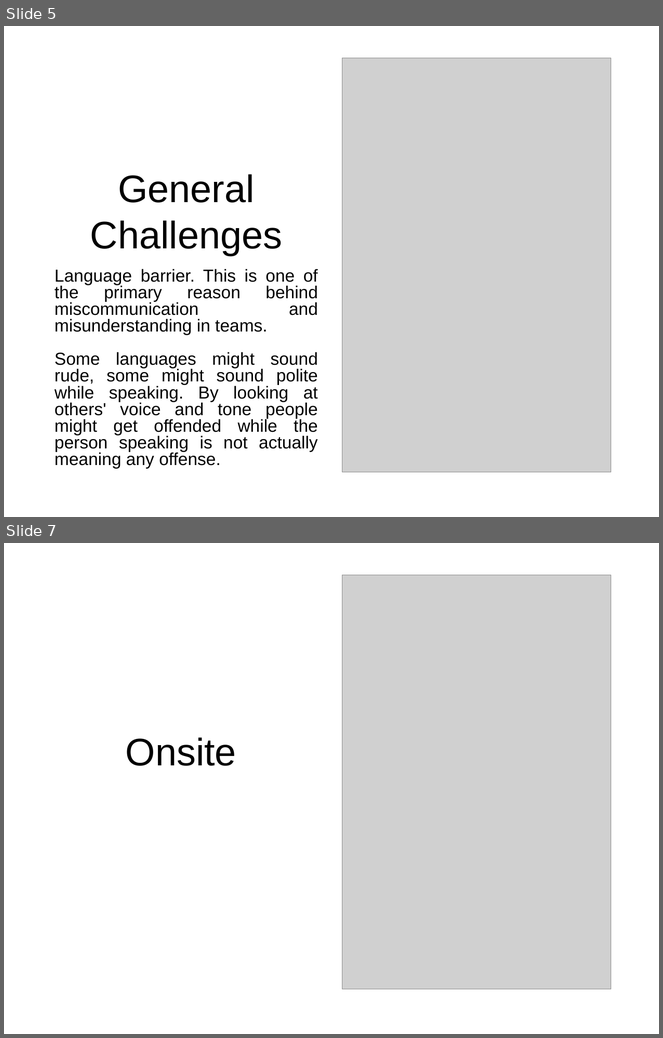
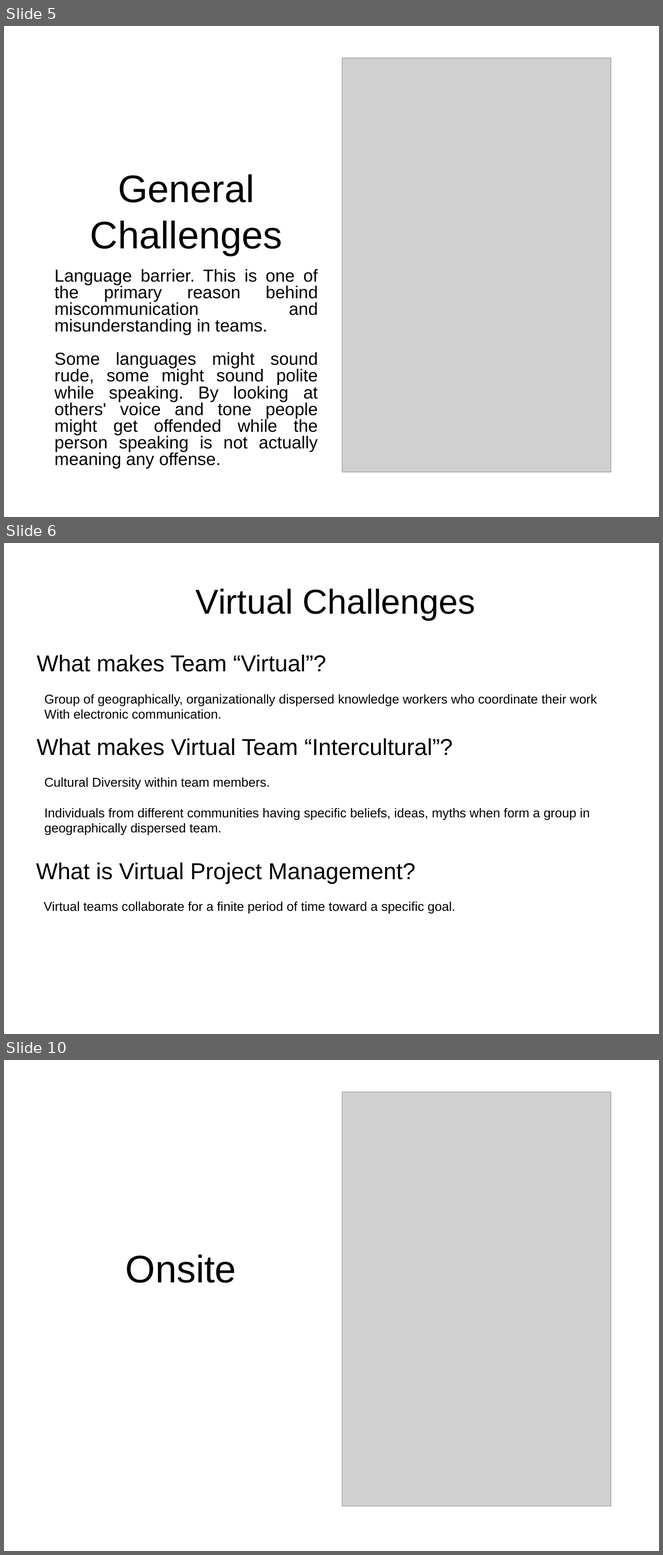
Before and after one commit to samiuljahan/IPM17, a slide deck: PPT.pptx. Shown one above the other, each under a label of ours: slides 5 and 7 before the commit, slides 5, 6 and 10 after it; the slides between them are not shown. The pictures are 663x1038 and 663x1555 pixels, drawn with LibreOffice and Linux fonts; fonts in the diff are those of the drawing; grey boxes stand for pictures. Boxes give left, top, right and bottom in pixels: in the first picture for what was removed or moved away, otherwise in the second. Text is boxed around its words. In the diff, an @@ line names an element or a change of style, - is before the commit and + after.

```diff
--- a/PPT.pptx
+++ b/PPT.pptx
@@ slide 6 added at [4,543,659,1034], background #FFFFFF @@
@@ title added at [196,589,475,620], 54 pt, text #000000 @@
+Virtual Challenges
@@ text added at [37,655,326,672], 36 pt, text #000000 @@
+What makes Team “Virtual”?
@@ text added at [45,694,597,719], 20 pt, text #000000 @@
+Group of geographically, organizationally dispersed knowledge workers who coordinate their work With electronic communication.
@@ text added at [37,739,453,756], 36 pt, text #000000 @@
+What makes Virtual Team “Intercultural”?
@@ text added at [45,778,590,835], 20 pt, text #000000 @@
+Cultural Diversity within team members.
+Individuals from different communities having specific beliefs, ideas, myths when form a group in geographically dispersed team.
@@ text added at [36,863,415,884], 36 pt, text #000000 @@
+What is Virtual Project Management?
@@ text added at [44,902,455,914], 20 pt, text #000000 @@
+Virtual teams collaborate for a finite period of time toward a specific goal.
@@ what was slide 7 is now slide 10 @@
```
Also in this commit, not shown: 3 other slides added, 1 slide removed.
